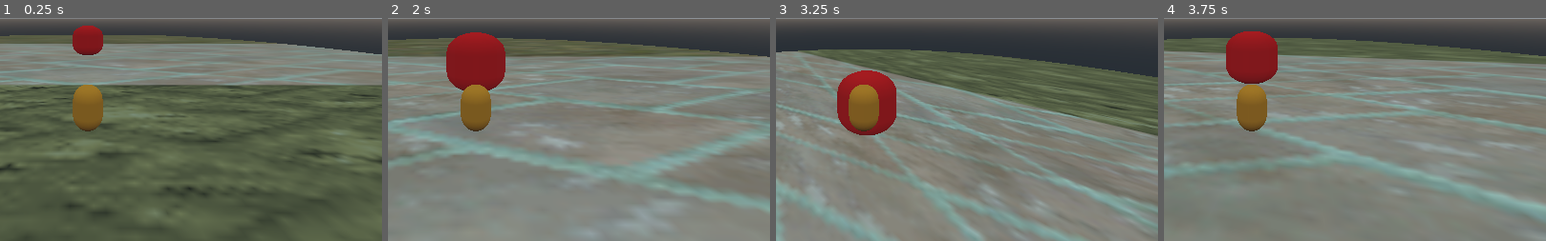
Above: before the commit, frames 1-4 (left to right).
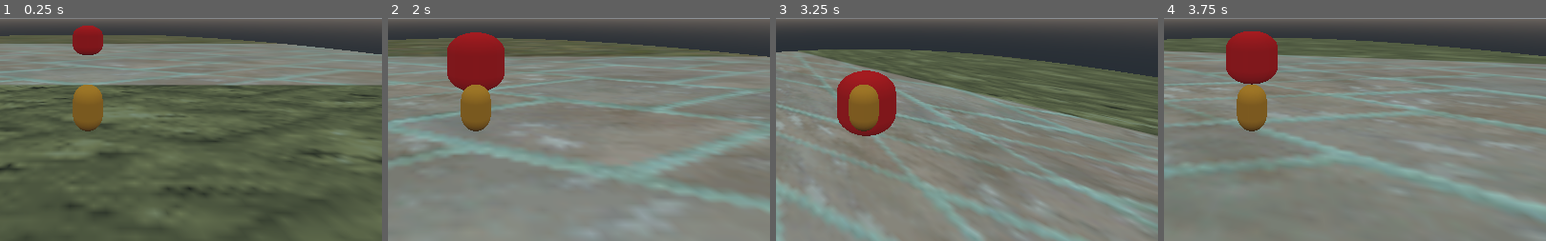
Above: after the commit, the same moments.

Repository: Simboraido/Tech-Light-Sonata
Game: Godot game, scene res://Main.tscn
Same seed, same stepped clock (60 frames per second), same inputs: the game is played once before the commit and once after it. The project has no main scene, so this scene is started directly.
Inputs:
- Up to frame 1 (0.25 s): no input
- Up to frame 2 (2 s): tap Enter at 0.5 s; hold W (arriba) from 0.53 s (still down); tap Space (salto) at 0.77, 1.52 s
- Up to frame 3 (3.25 s): release W (arriba) at 2.03 s; hold A (izquierda) from 2.03 s (still down); tap Space (salto) at 3.02 s
- Up to frame 4 (3.75 s): release A (izquierda) at 3.53 s; hold S (abajo) from 3.53 s (still down)
The pictures show only the part of the screen within x 38-88%, y 50-100%; the shares and areas given below are measured in that part.

The runs differ from the first frame. In frame 2, less than 0.1% of the frame differs, in the area x 15-31%, y 11-33%; in frame 3, less than 0.1%, in the area x 16-32%, y 23-53%; in frame 4, less than 0.1%.

Commit message:
CamaraV2

Diff:
--- a/Main.tscn
+++ b/Main.tscn
@@ -26,7 +26,7 @@
 material/0 = SubResource( 3 )
 
 [node name="Enemigo" parent="." instance=ExtResource( 3 )]
-transform = Transform( 1, 0, 0, 0, 1, 0, 0, 0, 1, 0, 4, 0.1 )
+transform = Transform( 1, 0, 0, 0, 1, 0, 0, 0, 1, 0, 4, 0 )
 
 [node name="Player" parent="." instance=ExtResource( 1 )]
 transform = Transform( 1, 0, 0, 0, 1, 0, 0, 0, 1, 0, 6, 30 )
--- a/assets/Enemigo.tscn
+++ b/assets/Enemigo.tscn
@@ -1,4 +1,6 @@
-[gd_scene load_steps=4 format=2]
+[gd_scene load_steps=5 format=2]
+
+[ext_resource path="res://scripts/Enemigo.gd" type="Script" id=1]
 
 [sub_resource type="CapsuleShape" id=1]
 radius = 2.5
@@ -10,6 +12,7 @@
 albedo_color = Color( 0.996078, 0.0980392, 0.0980392, 1 )
 
 [node name="Enemigo" type="KinematicBody"]
+script = ExtResource( 1 )
 
 [node name="CollisionShape" type="CollisionShape" parent="."]
 transform = Transform( 1, 0, 0, 0, -4.37114e-08, -1, 0, 1, -4.37114e-08, 0, 0, 0 )
--- /dev/null
+++ b/scripts/Enemigo.gd
@@ -0,0 +1,8 @@
+extends KinematicBody
+
+export var rapidez = 3
+
+
+func _physics_process(delta):
+#	move_and_slide(Vector3(1,0,0) * rapidez, Vector3.UP)
+	pass
--- a/scripts/Player.gd
+++ b/scripts/Player.gd
@@ -14,14 +14,13 @@
 	pass
 
 func _physics_process(delta):
-	var posicionJefe = Vector2(jefe.global_transform.origin.x,jefe.global_transform.origin.z)
-	var posicionPlayer = Vector2(global_transform.origin.x,global_transform.origin.z)
-	var anguloTargetP = posicionPlayer.angle_to(posicionJefe)
-	targetCamera.rotation.y = anguloTargetP
+	var puntoMirar = jefe.global_transform.origin
+	puntoMirar.y = global_transform.origin.y
+	targetCamera.look_at(puntoMirar, Vector3.UP)
 	var input = Vector3(Input.get_axis("izquierda","derecha"),0,Input.get_axis("arriba","abajo"))
 	velocidad = input.normalized()*rapidez+Vector3(0,rapidezY,0)
 	rapidezY -= gravedad*delta
 	if Input.is_action_pressed("salto"):
 		rapidezY = salto
-	velocidad = velocidad.rotated(Vector3.UP,anguloTargetP)
+	velocidad = velocidad.rotated(Vector3.UP,targetCamera.rotation.y)
 	velocidad = move_and_slide(velocidad)
Not shown, added: monos/Drizzle_asset/Drizzle_asset/DRIZZLE.mtl
Not shown, added: monos/Drizzle_asset/Drizzle_asset/DRIZZLE.obj
Not shown, added: monos/Drizzle_asset/Drizzle_asset/DRIZZLE.obj.import
Not shown, added: monos/Drizzle_asset/Drizzle_asset/DRIZZLE.blend
